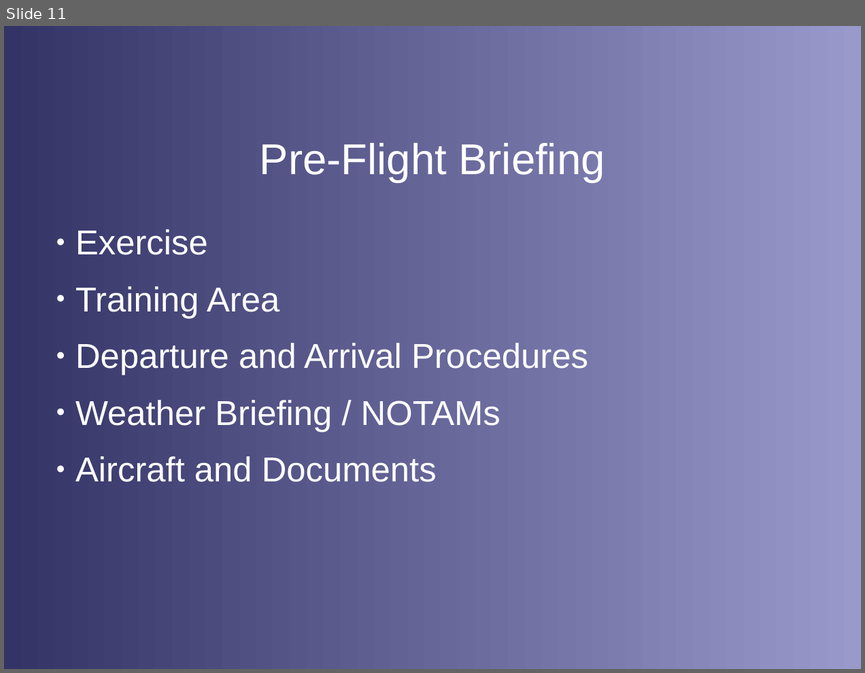
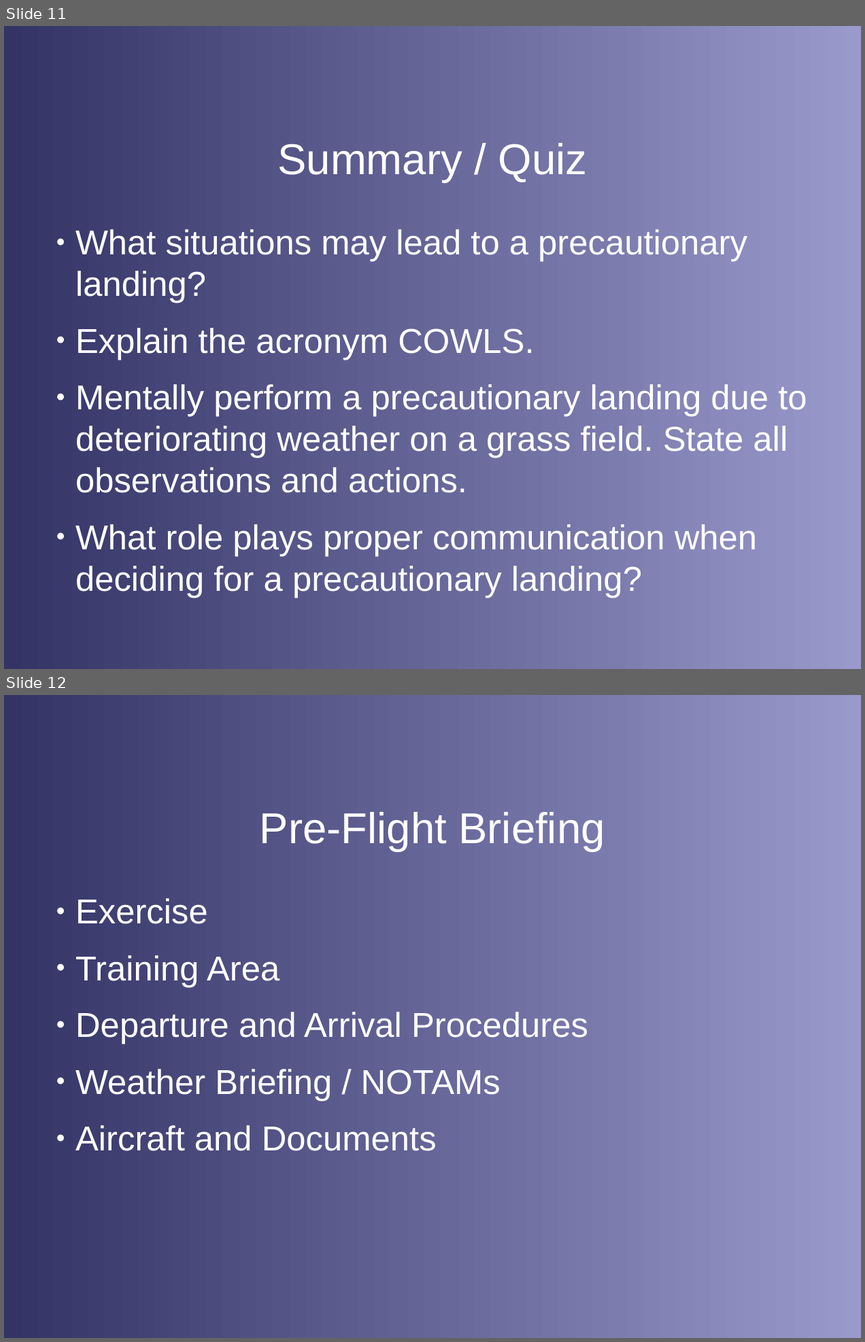
Before and after one commit to stephanheinemann/flight, a slide deck: FI/PrecautionaryLanding/PrecautionaryLanding.odp. Shown one above the other, each under a label of ours: slide 11 before the commit, slides 11 and 12 after it. The pictures are 865x673 and 865x1342 pixels, drawn with LibreOffice and Linux fonts; fonts in the diff are those of the drawing; background and template pictures are left out. Boxes give left, top, right and bottom in pixels: in the first picture for what was removed or moved away, otherwise in the second. Text is boxed around its words. In the diff, an @@ line names an element or a change of style, - is before the commit and + after.

Commit message:
extended precautionary presentation

```diff
--- a/FI/PrecautionaryLanding/PrecautionaryLanding.odp
+++ b/FI/PrecautionaryLanding/PrecautionaryLanding.odp
@@ slide 11 added at box(4, 26, 861, 669), background gradient #333366 to #9999CC @@
@@ title added at box(277, 143, 587, 182), 40 pt, text #FFFFFF @@
+Summary / Quiz
@@ text added at box(75, 229, 806, 598), 32 pt, text #FFFFFF @@
+● What situations may lead to a precautionary landing?
+● Explain the acronym COWLS.
+● Mentally perform a precautionary landing due to deteriorating weather on a grass field. State all observations and actions.
+● What role plays proper communication when deciding for a precautionary landing?
@@ what was slide 11 is now slide 12 @@
```
Also in this commit, not shown: 6 slides changed, 1 other slide added, 2 slides removed, 3 other files.
